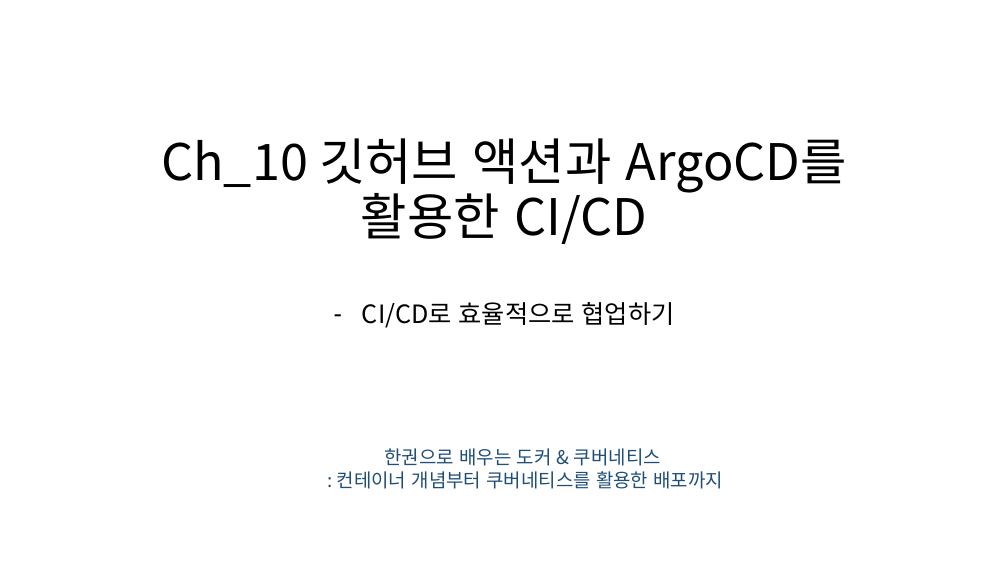
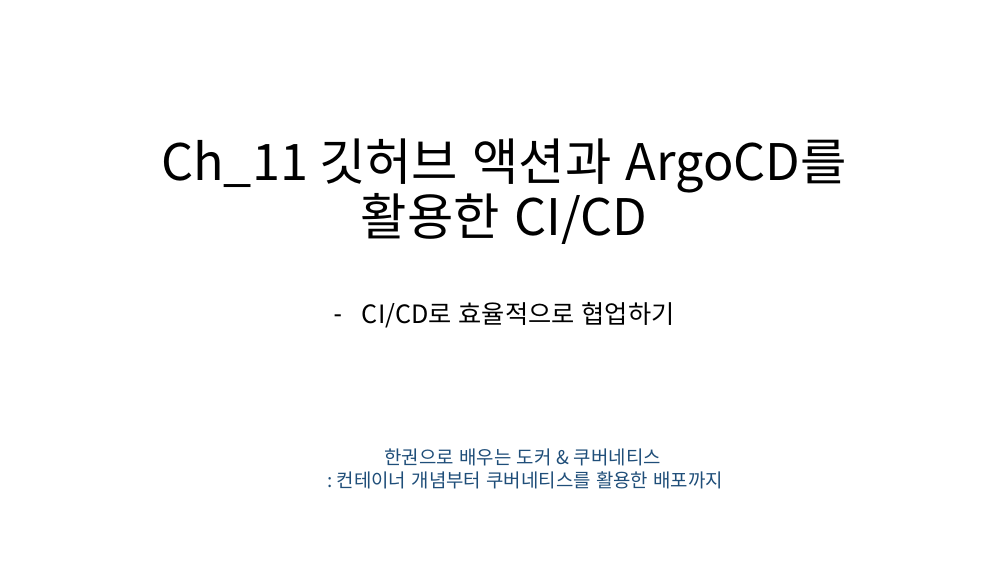
Before and after one commit to truthsj/ds4th_study, a slide deck: slide 1 of source/도커심화_한권으로_배우는_도커_&_쿠버네티스/ch11_깃허브 액션과 ArgoCD를 활용한 CICD.pptx. Drawn at 1008x567 pixels with LibreOffice and Linux fonts; fonts in the diff are those of the drawing. Boxes give left, top, right and bottom in pixels: in the first picture for what was removed or moved away, otherwise in the second. Text is boxed around its words. In the diff, an @@ line names an element or a change of style, - is before the commit and + after.

```diff
--- a/source/도커심화_한권으로_배우는_도커_&_쿠버네티스/ch11_깃허브 액션과 ArgoCD를 활용한 CICD.pptx
+++ b/source/도커심화_한권으로_배우는_도커_&_쿠버네티스/ch11_깃허브 액션과 ArgoCD를 활용한 CICD.pptx
@@ title at box(161, 138, 847, 244): text changed @@
-Ch_10 깃허브 액션과 ArgoCD를 활용한 CI/CD
+Ch_11 깃허브 액션과 ArgoCD를 활용한 CI/CD
```
Also in this commit, not shown: 2 other slides changed, 6 slides added, 6 slides removed.
